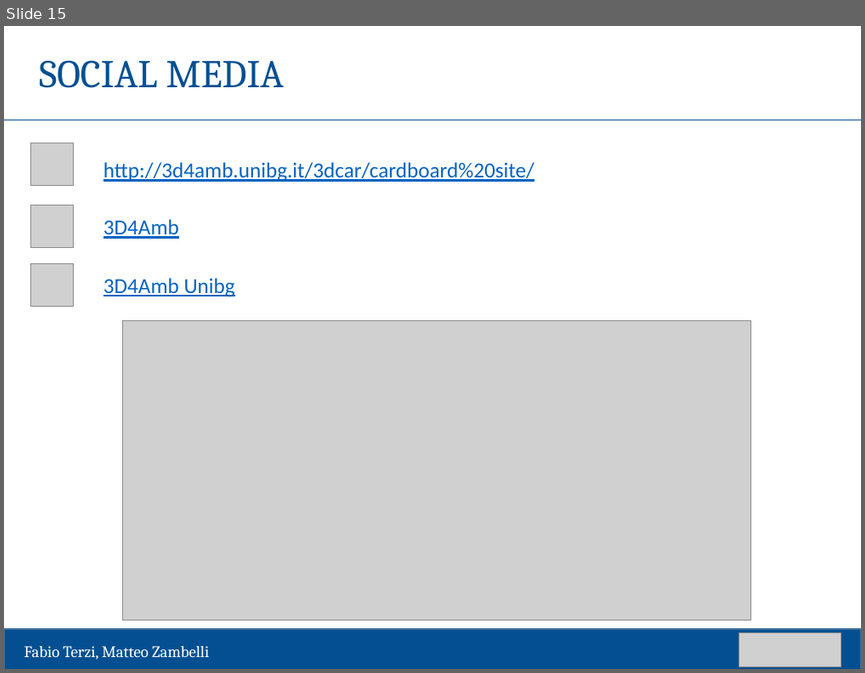
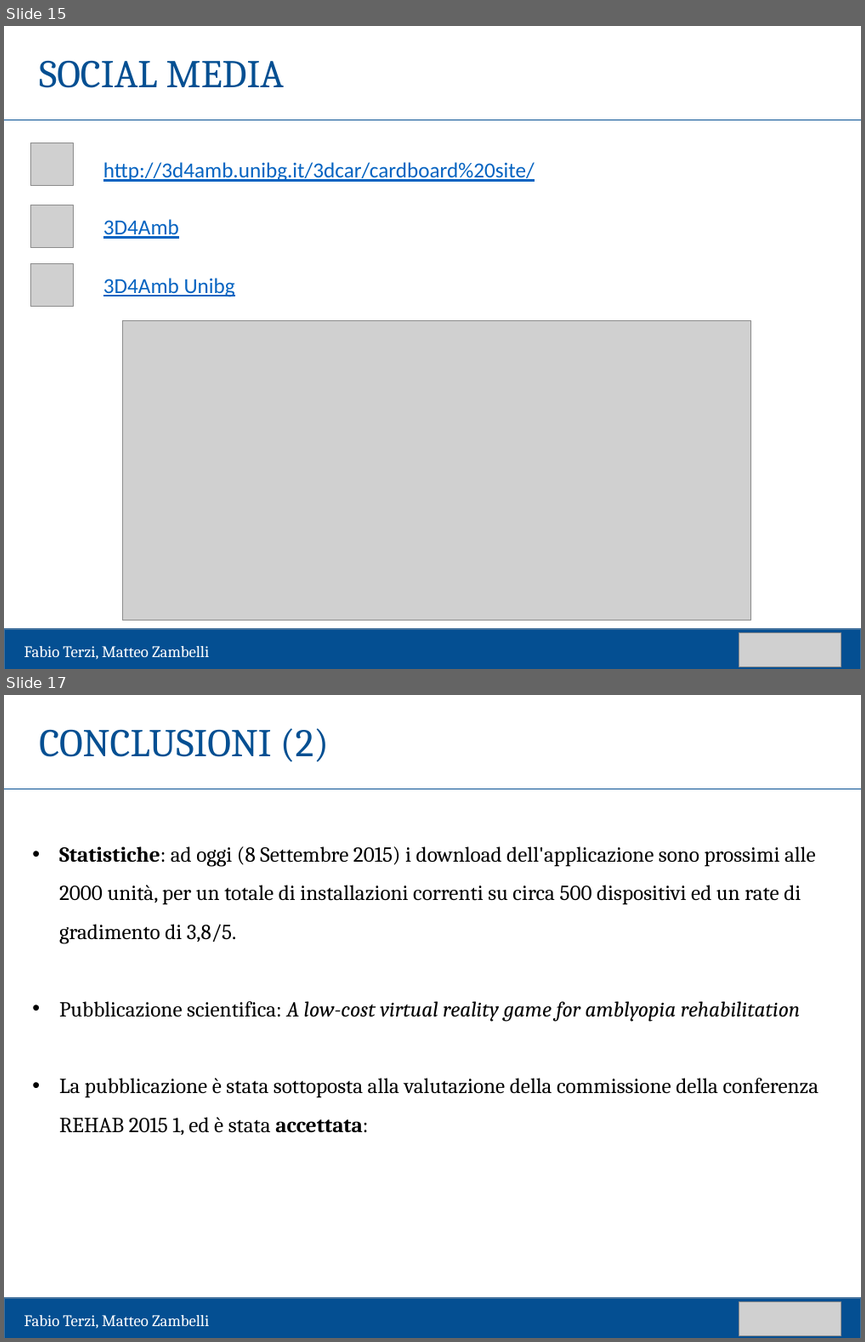
Before and after one commit to matteozambelli/CardboardApp, a slide deck: tesi/presentazione/template laurea-43.pptx. Shown one above the other, each under a label of ours: slide 15 before the commit, slides 15 and 17 after it; the slides between them are not shown. The pictures are 865x673 and 865x1342 pixels, drawn with LibreOffice and Linux fonts; fonts in the diff are those of the drawing; grey boxes stand for pictures. Boxes give left, top, right and bottom in pixels: in the first picture for what was removed or moved away, otherwise in the second. Text is boxed around its words. In the diff, an @@ line names an element or a change of style, - is before the commit and + after.

```diff
--- a/tesi/presentazione/template laurea-43.pptx
+++ b/tesi/presentazione/template laurea-43.pptx
@@ slide 17 added at [4,695,861,1338], background #FFFFFF @@
@@ text added at [39,728,329,762], 33 pt, text #044F92 @@
+CONCLUSIONI (2)
@@ line added from (4, 789) to (861, 789), #044F92 0.5 pt @@
@@ text added at [59,846,819,1134], 18 pt, text #000000 @@
+• Statistiche: ad oggi (8 Settembre 2015) i download dell'applicazione sono prossimi alle 2000 unità, per un totale di installazioni correnti su circa 500 dispositivi ed un rate di gradimento di 3,8/5.
+• Pubblicazione scientifica: A low-cost virtual reality game for amblyopia rehabilitation
+• La pubblicazione è stata sottoposta alla valutazione della commissione della conferenza REHAB 2015 1, ed è stata accettata:
@@ rectangle added at [4,1298,861,1338], fill #044F92, outline #43739E 1 pt @@
@@ picture added at [739,1302,841,1336] @@
@@ text added at [24,1315,209,1328], 13.5 pt, text #FFFFFF @@
+Fabio Terzi, Matteo Zambelli
```
Also in this commit, not shown: 2 slides changed, 2 other slides added.
